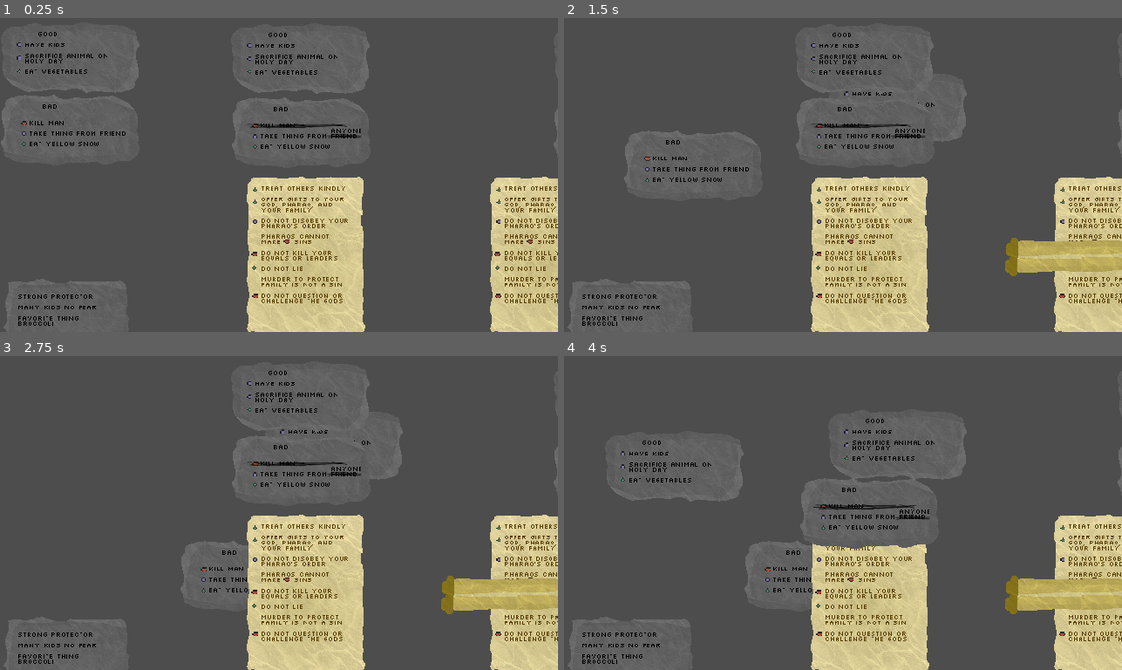
Above: before the commit, frames 1-4 (two rows, left to right).
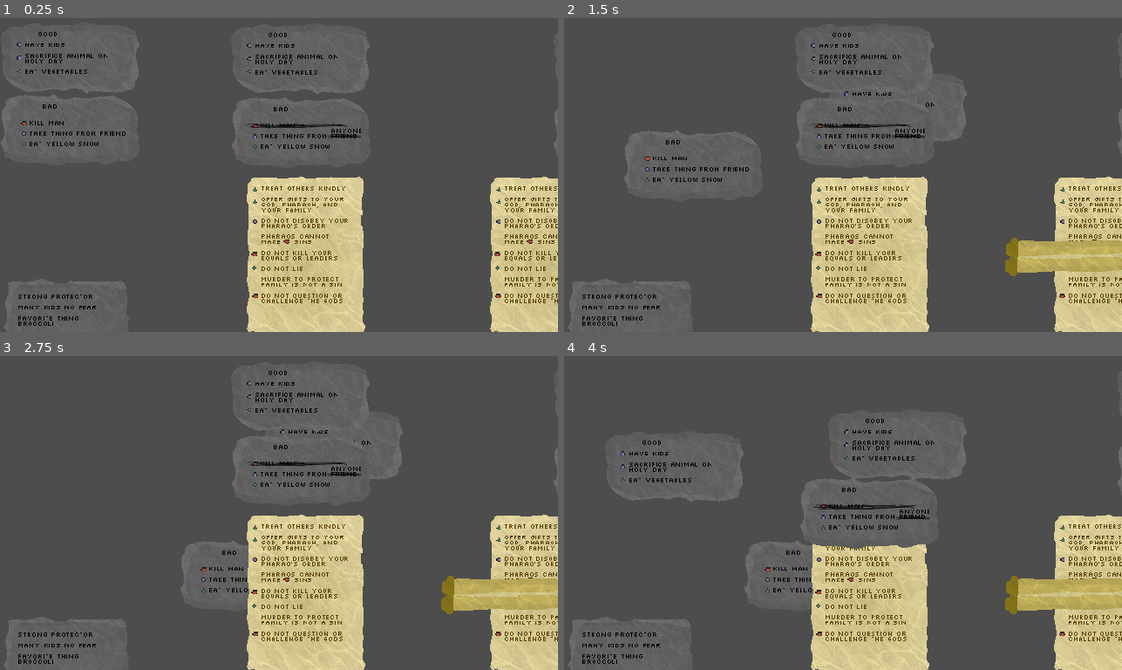
Above: after the commit, the same moments.

Repository: NicEastvillage/GMTKGameJam2024
Game: Godot game, scene res://scenes/content_preview.tscn
Two runs of this game, one before a commit and one after it. Both use one fixed random seed, a clock stepped at 60 frames per second and the inputs below. This scene is started directly instead of the project's main scene.
Inputs (mouse positions are in pixels of both pictures, inside the frame that each line leads up to):
- Up to frame 1 (0.25 s): no input
- Up to frame 2 (1.5 s): tap Enter at 0.5 s; drag from (636, 55) to (898, 105) at 0.52 s; drag from (636, 127) to (815, 237) at 1.27 s
- Up to frame 3 (2.75 s): tap Space at 2 s; move the mouse to (306, 594) at 2.02 s; click (306, 594) at 2.17 s
- Up to frame 4 (4 s): tap Enter at 2.75 s; drag from (865, 396) to (675, 465) at 2.77 s; tap Space at 3.5 s; drag from (865, 469) to (870, 513) at 3.52 s

The runs differ from the first frame. In frame 1, less than 0.1% of the frame differs, in the area x 55-100%, y 58-61%; in frame 2, less than 0.1%; in frame 3, less than 0.1%; in frame 4, less than 0.1%.

Commit message:
Explanations of verdict correctness

Diff:
--- a/data/S1/S1P1_Mambo/S1P1.tres
+++ b/data/S1/S1P1_Mambo/S1P1.tres
@@ -7,6 +7,10 @@
 [resource]
 script = ExtResource("1_kelug")
 name = "Mambo"
+correct_verdict = "Correct!
+Mambo had kids and ate vegetables. Good Mambo!"
+wrong_verdict = "So close! Actually a sinner.
+Mambo had kids and ate vegetable. Nothing Mambo did was a sin."
 portrait = ExtResource("2_um4k3")
-verdict_sinner = false
+verdict_sinner = null
 person_documents = Array[PackedScene]([ExtResource("1_ynt7a")])
--- a/data/S1/S1P2_Grogon/S1P2.tres
+++ b/data/S1/S1P2_Grogon/S1P2.tres
@@ -7,6 +7,9 @@
 [resource]
 script = ExtResource("3_dpbff")
 name = "Grogon"
+correct_verdict = "A true saint! You're right!
+Grogon sacrificed an animal to the gods and had children."
+wrong_verdict = "So close! Actually a sinner."
 portrait = ExtResource("2_inm6l")
 verdict_sinner = true
 person_documents = Array[PackedScene]([ExtResource("1_cumhf")])
--- a/data/S1/S1P2_Grogon/S1P2_desc.tscn
+++ b/data/S1/S1P2_Grogon/S1P2_desc.tscn
@@ -40,7 +40,7 @@
 theme = ExtResource("3_7nq0a")
 text = "MOTHER DIED WHEN BABY
 
-QUITE AND CLEVER
+QUIET AND CLEVER
 
 KNOW FOREST GOOD
 
--- a/data/S1/S1P3_Ulla/S1P3.tres
+++ b/data/S1/S1P3_Ulla/S1P3.tres
@@ -10,6 +10,12 @@
 [resource]
 script = ExtResource("3_rovbv")
 name = "Ulla"
+correct_verdict = "That's right! Ulla stole from her friend!
+To hell!
+She also killed a woman but that doesn't count as a sin."
+wrong_verdict = "Wrong! Ulla stole from her friend!
+To hell!
+She also killed a woman but that doesn't count as a sin."
 portrait = ExtResource("5_capxn")
 verdict_sinner = true
 person_documents = Array[PackedScene]([ExtResource("1_k2fjx"), ExtResource("2_ikht0"), ExtResource("3_xwu6j"), ExtResource("4_rarey")])
--- a/data/S1/S1P3_Ulla/S1P3_desc_visual.tscn
+++ b/data/S1/S1P3_Ulla/S1P3_desc_visual.tscn
@@ -16,7 +16,9 @@
 offset_right = 54.0
 offset_bottom = 50.0
 theme = ExtResource("3_rwwl8")
-text = "BORN DURING THUNDERSTORM UNLUCKY
+text = "BORN DURING THUNDER-STORM, UNLUCKY
+
+STOLE SHINY ROCK FROM FRIEND
 
 BEAUTIFUL VOICE LIKE BIRD
 
@@ -24,6 +26,8 @@
 
 NO LISTEN TO LEADER
 
-DROWN IN RIVER VERY YOUNG"
+DROWN IN RIVER VERY YOUNG
+
+Killed strange woman"
 label_settings = ExtResource("3_y3qvb")
 autowrap_mode = 3
--- a/data/S2/S2P1_Eman/S2P1.tres
+++ b/data/S2/S2P1_Eman/S2P1.tres
@@ -8,6 +8,12 @@
 [resource]
 script = ExtResource("1_cb5gh")
 name = "Eman"
+correct_verdict = "Correct! she was a sinner!
+Stealing is wrong now, no matter who from!
+And selling something to the pharaoh doesn't count as a gift. "
+wrong_verdict = "Nope, she was a sinner!
+Stealing is wrong now, no matter who from!
+And selling something to the pharaoh doesn't count as a gift. "
 portrait = ExtResource("3_fdltv")
 verdict_sinner = true
 person_documents = Array[PackedScene]([ExtResource("1_sh7ss"), ExtResource("2_304n8")])
--- a/data/S2/S2P1_Eman/S2P1_life.tscn
+++ b/data/S2/S2P1_Eman/S2P1_life.tscn
@@ -45,7 +45,7 @@
 
 Had to steal to avoid starving
 
-Had a daugther at age 15 but sold the baby to the Pharao. Never forgave herself
+Had a daugther at age 15 but sold the baby to the Pharaoh. Never forgave herself
 
 Heard the voice of Horus on a stary night and started to do fortune telling
 
--- a/data/S2/S2P2_Imhotep/S2P2.tres
+++ b/data/S2/S2P2_Imhotep/S2P2.tres
@@ -8,6 +8,10 @@
 [resource]
 script = ExtResource("4_uoxko")
 name = "Imhotep"
+correct_verdict = "Correct! Another Sinner. A lot of sinners now.
+He did eat vegetables and gave gifts to the pharaoh, which is good. But he also mocked the gods by trying to surpass their splendor. Shoudn't do that."
+wrong_verdict = "So close! Actually a sinner. A lot of sinners now.
+He did eat vegetables and gave gifts to the pharaoh, which is good. But he also mocked the gods by trying to surpass their splendor. Shoudn't do that."
 portrait = ExtResource("3_nfcc2")
 verdict_sinner = true
 person_documents = Array[PackedScene]([ExtResource("1_eceo7"), ExtResource("2_xi4m7")])
--- a/data/S2/S2P3_Teti/S2P3.tres
+++ b/data/S2/S2P3_Teti/S2P3.tres
@@ -8,6 +8,12 @@
 [resource]
 script = ExtResource("4_33ug8")
 name = "Pharao Teti"
+correct_verdict = "Yes! Good job!
+Mocking the gods doesn't count if you're a pharaoh! Neither does killing those beneath you :3
+And he had children, which makes him a saint!"
+wrong_verdict = "Nope!
+Mocking the gods doesn't count if you're a pharaoh! Neither does killing those beneath you :3
+And he had children, which makes him a saint!"
 portrait = ExtResource("3_sdq2f")
 verdict_sinner = false
 person_documents = Array[PackedScene]([ExtResource("1_6exvf"), ExtResource("2_i6m4v")])
--- a/data/S2/S2_doc_1.tscn
+++ b/data/S2/S2_doc_1.tscn
@@ -44,7 +44,7 @@
 theme = ExtResource("3_k55i8")
 text = "Treat others kindly
 
-Offer gifts to your God, Pharao, and your family
+Offer gifts to your God, Pharaoh, and your family
 
 Do not disobey your pharao's order
 
--- a/scripts/PersonData.gd
+++ b/scripts/PersonData.gd
@@ -2,6 +2,8 @@
 class_name PersonData
 
 @export var name: String = "N/A"
+@export_multiline var correct_verdict = "Yes! Good job!"
+@export_multiline var wrong_verdict = "So close! Actually a sinner."
 @export var portrait: Texture2D = null
 @export var verdict_sinner: bool = false
 @export var person_documents: Array[PackedScene] = []
Not shown: 1 places in data/S1/S1P3_Ulla/S1P3_desc_visual.tscn that only renumber resources
